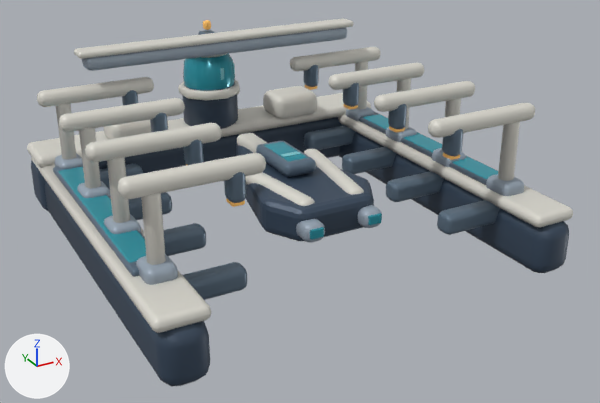
One commit to the glTF model space-battleship/assets/galaxy/v3/buildings/orbital_shipyard/orbital_shipyard_lv5.glb: the scene before it, then after it.
Before and after are seen from a 50 mm camera at (-7.71, -14.96, 8.14) aimed at (0.17, -0.63, 0.97). Every picture has the same lights, and +X, +Y and +Z are marked at lower left. The picture after the commit comes second. Where no turn or scale is listed for an object, it has been applied to the vertices. Vertices at exactly the same position are counted once.

Objects in the first picture: 'Structure'.
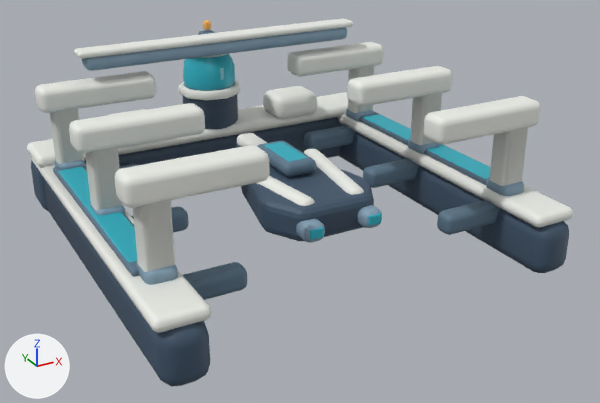
What differs and where, as boxes [x1, y1, x2, y2] in the pictures (600 x 403 px; the box of a moved part takes in the faces that stretch with it):
part 1 of me_cube_367, moved or reshaped: before [164, 223, 206, 256]; after [131, 206, 189, 233]
part 2 of me_cube_367, moved or reshaped: before [386, 171, 444, 202]; after [363, 159, 420, 188]
part 3 of me_cube_367, moved or reshaped: before [104, 214, 141, 234]; after [90, 202, 125, 215]
part 4 of me_cube_367, moved or reshaped: before [432, 148, 466, 167]; after [408, 138, 440, 154]
part 5 of me_cube_367, rebuilt: before [498, 121, 520, 181]; after [489, 127, 528, 186]
part 6 of me_cube_367, rebuilt (93% wider): before [355, 61, 368, 109]; after [348, 65, 374, 113]
part 7 of me_cube_367, rebuilt (7% wider, 44% taller): before [290, 47, 381, 71]; after [287, 42, 384, 77]
part 8 of me_cube_367, rebuilt (39% taller): before [37, 77, 154, 107]; after [35, 71, 156, 113]
part 9 of me_cube_367, rebuilt (36% taller): before [118, 153, 266, 199]; after [115, 145, 270, 208]
part 10 of me_cube_367, rebuilt: before [56, 103, 76, 160]; after [50, 108, 84, 164]
part 11 of me_cube_367, rebuilt: before [141, 193, 166, 265]; after [133, 200, 175, 272]
part 12 of me_cube_367, rebuilt (8% wider, 39% taller): before [428, 103, 535, 138]; after [424, 96, 540, 145]
part 13 of me_cube_367, added: after [85, 148, 123, 210]
part 14 of me_cube_367, added: after [69, 103, 205, 154]
part 15 of me_cube_367, added: after [410, 92, 442, 145]
part 16 of me_cube_367, added: after [347, 66, 453, 106]
part 17 of me_cube_367, deleted: before [59, 62, 475, 223]
part 18 of me_cube_367, recoloured: [27, 18, 573, 382] in both

Edits to the bpy script that builds the scene:
```text
Change me_cube_367:
    used by ob_structure; location = (-3.92, -0.07, 0.57)
    remove me_cube_367.from_pydata(...)  # 8120 vertices, 15844 faces; spans x -0.54..8.38, y -4.4..4.54, z -0.57..3.52
    add me_cube_367.from_pydata(...)  # 5528 vertices, 10768 faces; spans x -0.54..8.38, y -4.4..4.54, z -0.57..3.52
    me_cube_367 part 1: the loose piece of 96 vertices spanning x -0.16..1.71, y -1.16..-0.72, z 0.11..0.57 is moved by (0.0, 0.94, 0.0)
    me_cube_367 part 2: the loose piece of 96 vertices spanning x 6.13..8.0, y -1.16..-0.72, z 0.11..0.57 is moved by (0.0, 0.94, 0.0)
    me_cube_367 part 3: the loose piece of 96 vertices spanning x -0.2..0.38, y -1.28..-0.59, z 0.61..1.04 is moved by (0.0, 0.94, 0.0)
    me_cube_367 part 4: the loose piece of 96 vertices spanning x 7.47..8.05, y -1.28..-0.59, z 0.61..1.04 is moved by (0.0, 0.94, 0.0)
    me_cube_367 part 5: the loose piece of 96 vertices spanning x 7.61..7.92, y -2.97..-2.66, z 0.85..2.39 is rebuilt with 96 vertices and now spans x 7.49..8.04, y -3.09..-2.54, z 0.85..2.39
    me_cube_367 part 6: the loose piece of 96 vertices spanning x 7.61..7.92, y 2.66..2.97, z 0.85..2.39 is rebuilt with 96 vertices and now spans x 7.49..8.04, y 2.54..3.09, z 0.85..2.39
    me_cube_367 part 7: the loose piece of 96 vertices spanning x 5.7..8.29, y 2.64..3.0, z 2.26..2.61 is rebuilt with 96 vertices and now spans x 5.7..8.29, y 2.51..3.13, z 2.15..2.71
    me_cube_367 part 8: the loose piece of 96 vertices spanning x -0.44..2.15, y 2.64..3.0, z 2.26..2.61 is rebuilt with 96 vertices and now spans x -0.44..2.15, y 2.51..3.13, z 2.15..2.71
    me_cube_367 part 9: the loose piece of 96 vertices spanning x -0.44..2.15, y -3.0..-2.64, z 2.26..2.61 is rebuilt with 96 vertices and now spans x -0.44..2.15, y -3.13..-2.51, z 2.15..2.71
    me_cube_367 part 10: the loose piece of 96 vertices spanning x -0.07..0.24, y 2.66..2.97, z 0.85..2.39 is rebuilt with 96 vertices and now spans x -0.19..0.36, y 2.54..3.09, z 0.85..2.39
    me_cube_367 part 11: the loose piece of 96 vertices spanning x -0.07..0.24, y -2.97..-2.66, z 0.85..2.39 is rebuilt with 96 vertices and now spans x -0.19..0.36, y -3.09..-2.54, z 0.85..2.39
    me_cube_367 part 12: the loose piece of 96 vertices spanning x 5.7..8.29, y -3.0..-2.64, z 2.26..2.61 is rebuilt with 96 vertices and now spans x 5.7..8.29, y -3.13..-2.51, z 2.15..2.71
    me_cube_367 part 13: a new loose piece of 96 vertices spanning x -0.19..0.36, y -0.28..0.28, z 0.85..2.39, in mat_galaxytoonarmor
    me_cube_367 part 14: a new loose piece of 96 vertices spanning x -0.44..2.15, y -0.31..0.31, z 2.15..2.71, in mat_galaxytoonarmor
    me_cube_367 part 15: a new loose piece of 96 vertices spanning x 7.49..8.04, y -0.28..0.28, z 0.85..2.39, in mat_galaxytoonarmor
    me_cube_367 part 16: a new loose piece of 96 vertices spanning x 5.7..8.29, y -0.31..0.31, z 2.15..2.71, in mat_galaxytoonarmor
    me_cube_367 part 17: 31 loose pieces with 2976 vertices, spanning x -0.44..8.29, y -3.01..3.01, z 0.11..2.61, are deleted
    me_cube_367 part 18: 7736 kept faces spanning x -0.54..8.38, y -4.4..4.54, z -0.57..3.52 get new vertex colours
```
